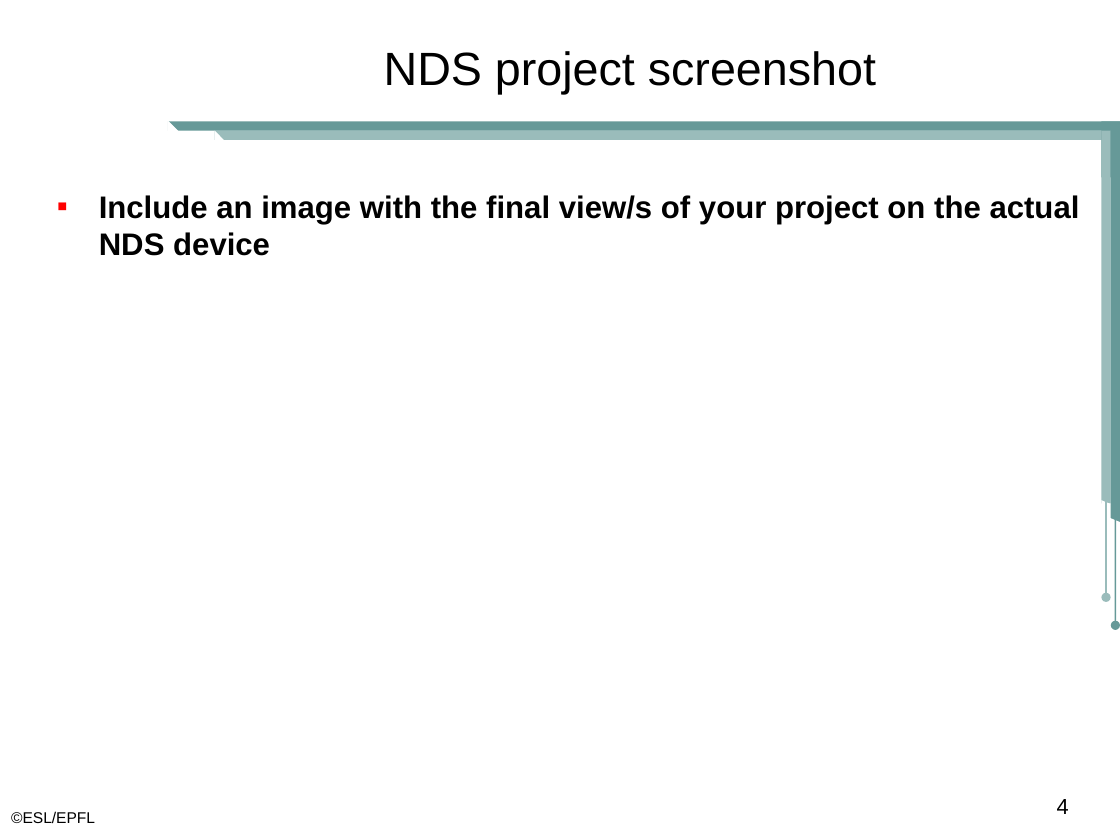
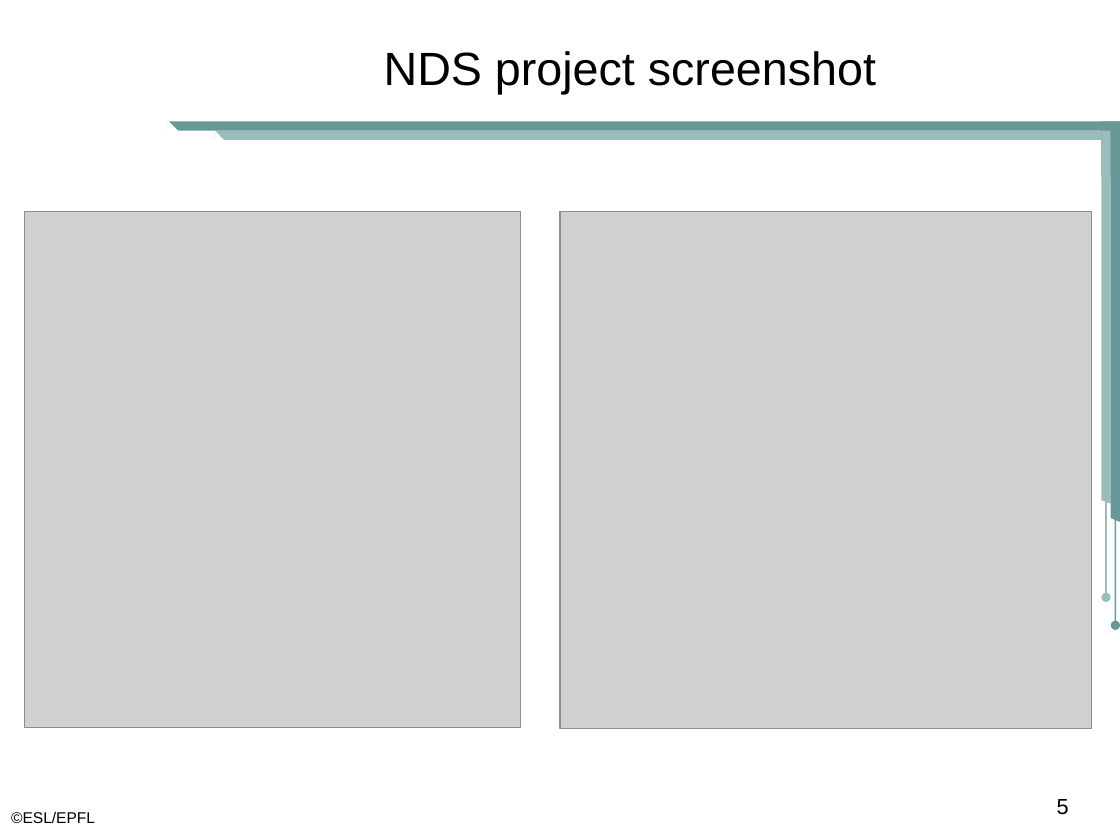
Before and after one commit to yassinuaimee/Development-of-Geometry-Dash-on-Nintendo-DS, a slide deck: slide 5 of GeometryDashProjectNDSpresentation.pptx (slide 4 before the commit). Drawn at 1120x840 pixels with LibreOffice and Linux fonts; fonts in the diff are those of the drawing; grey boxes stand for pictures; background and template pictures are left out. Boxes give left, top, right and bottom in pixels: in the first picture for what was removed or moved away, otherwise in the second. Text is boxed around its words. In the diff, an @@ line names an element or a change of style, - is before the commit and + after.

```diff
--- a/GeometryDashProjectNDSpresentation.pptx
+++ b/GeometryDashProjectNDSpresentation.pptx
@@ text removed at (99,195,1080,256) @@
-▪ Include an image with the final view/s of your project on the actual NDS device
@@ picture added at (25,212,521,728) @@
@@ picture added at (560,212,1092,729) @@
@@ page number at (1057,799,1069,815): text changed @@
-4
+5
```
Also in this commit, not shown: 2 other slides changed, 1 slide added.
